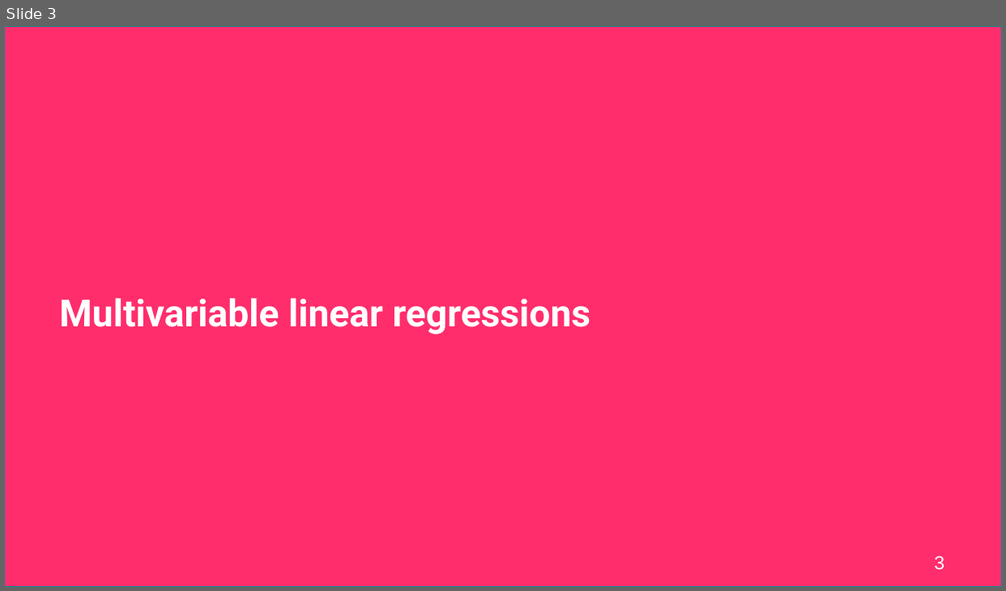
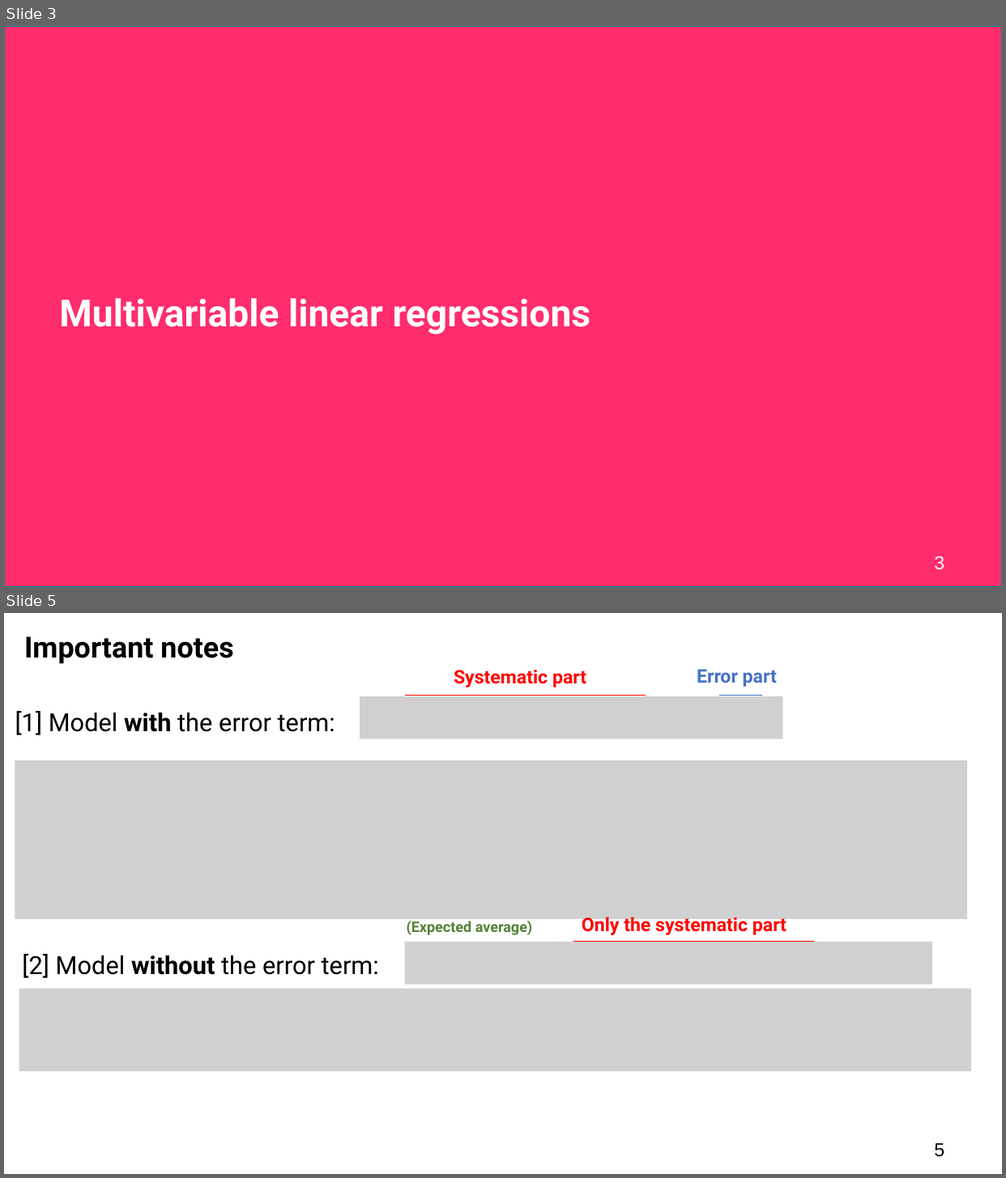
Before and after one commit to UCLPG-MSC-SGDS/UCL-SODA-CPD-RStan, a slide deck: Archived/2022_23/Day 2 Lecture - Bayesian Generalised Linear Regression Models.pptx. Shown one above the other, each under a label of ours: slide 3 before the commit, slides 3 and 5 after it; the slides between them are not shown. The pictures are 1006x591 and 1006x1178 pixels, drawn with LibreOffice and Linux fonts; fonts in the diff are those of the drawing; grey boxes stand for pictures; background and template pictures are left out. Boxes give left, top, right and bottom in pixels: in the first picture for what was removed or moved away, otherwise in the second. Text is boxed around its words. In the diff, an @@ line names an element or a change of style, - is before the commit and + after.

```diff
--- a/Archived/2022_23/Day 2 Lecture - Bayesian Generalised Linear Regression Models.pptx
+++ b/Archived/2022_23/Day 2 Lecture - Bayesian Generalised Linear Regression Models.pptx
@@ slide 5 added at bbox=[4, 613, 1002, 1174], background #FFFFFF @@
@@ text added at bbox=[24, 636, 233, 664], 28 pt, text #000000, bold @@
+Important notes
@@ text added at bbox=[454, 670, 586, 688], 18 pt, text #FF0000, bold @@
+Systematic part
@@ text added at bbox=[697, 669, 777, 687], 18 pt, text #4472C4, bold @@
+Error part
@@ picture added at bbox=[360, 696, 782, 739] @@
@@ line added from (404, 696) to (646, 696), #FF0000 0.5 pt @@
@@ line added from (720, 696) to (762, 696), #4472C4 0.5 pt @@
@@ text added at bbox=[15, 711, 335, 735], 24 pt, text #000000 @@
+[1] Model with the error term:
@@ picture added at bbox=[15, 760, 967, 919] @@
@@ text added at bbox=[407, 918, 533, 935], 14 pt, text #548235, bold @@
+(Expected average)
@@ text added at bbox=[582, 914, 786, 935], 18 pt, text #FF0000, bold @@
+Only the systematic part
@@ picture added at bbox=[404, 942, 932, 984] @@
@@ line added from (573, 942) to (814, 942), #FF0000 0.5 pt @@
@@ text added at bbox=[22, 954, 379, 978], 24 pt, text #000000 @@
+[2] Model without the error term:
@@ picture added at bbox=[19, 989, 971, 1072] @@
@@ page number added at bbox=[934, 1144, 944, 1157], 18 pt, text #000000 @@
+5
```
Also in this commit, not shown: 13 slides changed, 1 other slide added, 1 slide removed, 33 other files.
